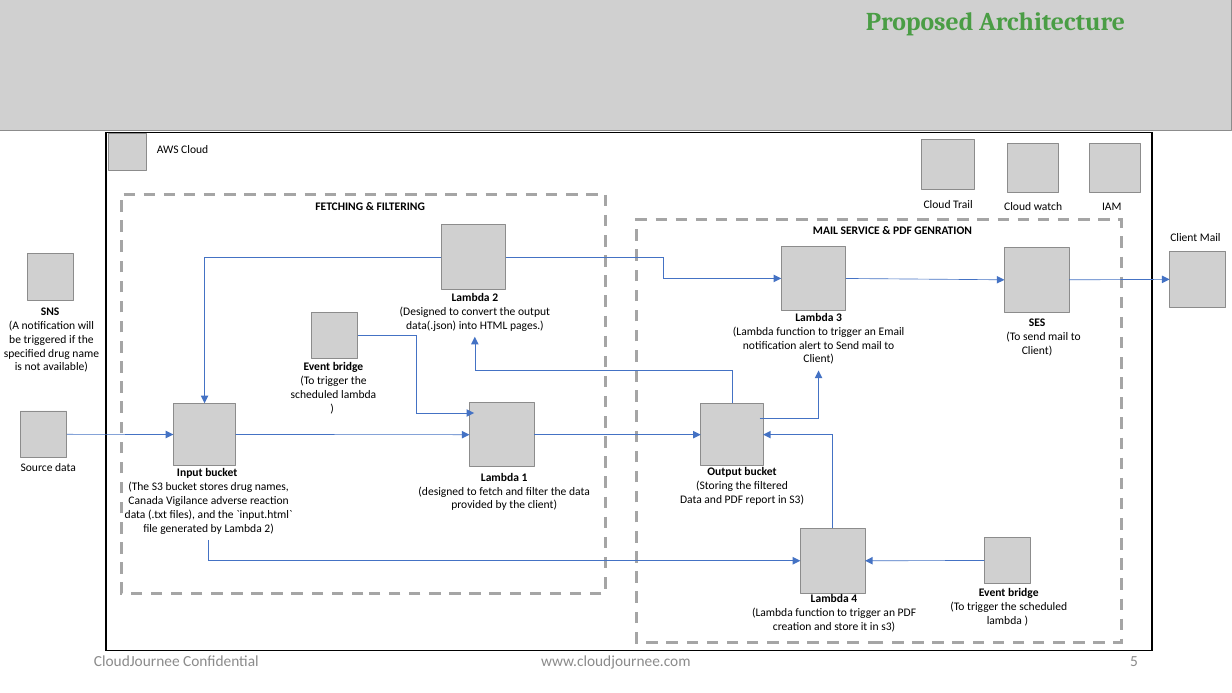
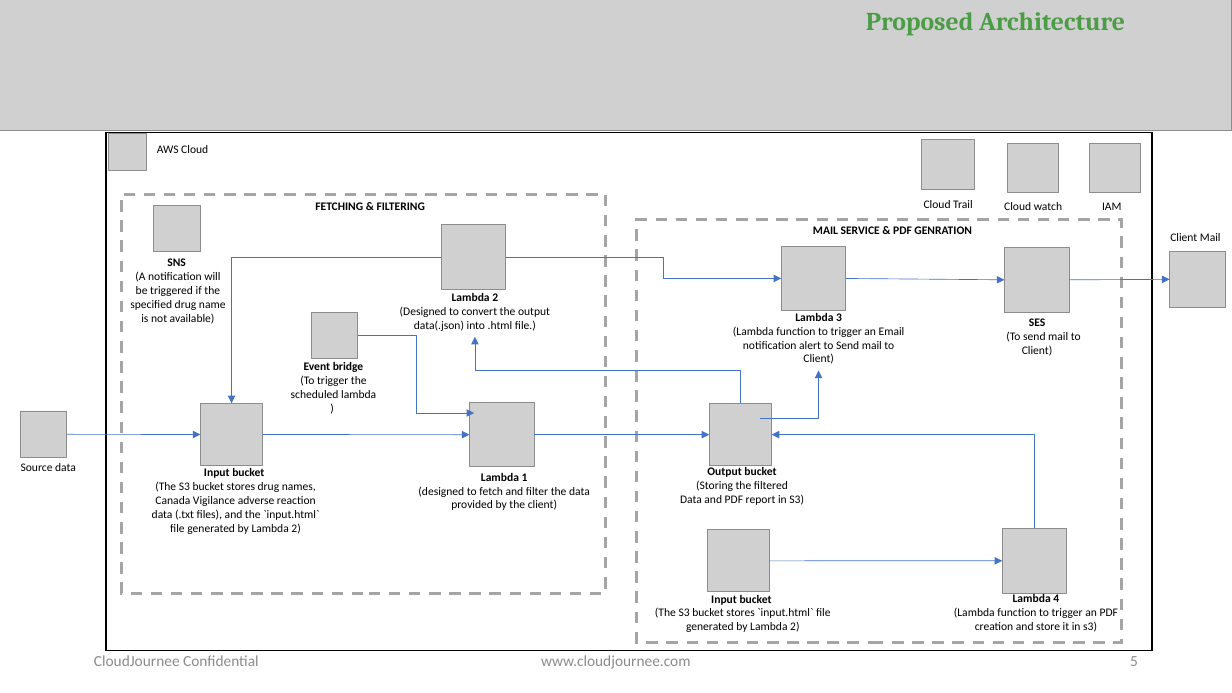
Before and after one commit to Ashwinyyy/cvp-2-dev, a slide deck: slide 5 of CVP_Project_Proposal/CVP_Project_Proposal-cvp-2.pptx. Drawn at 1232x693 pixels with LibreOffice and Linux fonts; fonts in the diff are those of the drawing; grey boxes stand for pictures. Boxes give left, top, right and bottom in pixels: in the first picture for what was removed or moved away, otherwise in the second. Text is boxed around its words. In the diff, an @@ line names an element or a change of style, - is before the commit and + after.

Commit message:
lambda codes

```diff
--- a/CVP_Project_Proposal/CVP_Project_Proposal-cvp-2.pptx
+++ b/CVP_Project_Proposal/CVP_Project_Proposal-cvp-2.pptx
@@ picture: place and size @@
-picture at [27, 254, 73, 300]
+picture at [153, 205, 200, 251]
@@ text "SNS": place and size @@
-text "SNS" at [4, 307, 99, 372]
+text "SNS" at [130, 258, 226, 324]
@@ elbow arrow moved from (441, 257) - (204, 403) to (441, 257) - (232, 403) @@
@@ text at [400, 307, 550, 331]: text changed @@
-(Designed to convert the output data(.json) into HTML pages.)
+(Designed to convert the output data(.json) into .html file.)
@@ elbow arrow moved from (732, 404) - (475, 337) to (740, 404) - (475, 337) @@
@@ picture: place and size @@
-picture at [174, 403, 236, 465]
+picture at [201, 403, 262, 465]
@@ picture: place and size @@
-picture at [701, 404, 762, 466]
+picture at [710, 404, 772, 466]
@@ arrow moved from (67, 434) - (174, 434) to (67, 434) - (201, 434) @@
@@ arrow moved from (236, 434) - (470, 434) to (262, 434) - (470, 434) @@
@@ arrow moved from (534, 434) - (701, 434) to (534, 434) - (710, 434) @@
@@ elbow arrow moved from (833, 529) - (763, 434) to (1035, 529) - (772, 434) @@
@@ text "Input bucket": place and size @@
-text "Input bucket" at [125, 468, 292, 534]
+text "Input bucket" at [152, 468, 319, 534]
@@ picture added at [708, 530, 770, 592] @@
@@ picture removed at [984, 538, 1031, 584] @@
@@ picture: place and size @@
-picture at [800, 529, 865, 593]
+picture at [1003, 529, 1067, 593]
@@ elbow arrow removed from (209, 540) to (800, 561) @@
@@ arrow moved from (984, 561) - (865, 561) to (770, 561) - (1003, 561) @@
@@ text added at [655, 595, 831, 632], 9 pt, text #000000 @@
+Input bucket
+(The S3 bucket stores `input.html` file generated by Lambda 2)
@@ text "Lambda 4": place and size @@
-text "Lambda 4" at [752, 593, 916, 632]
+text "Lambda 4" at [954, 593, 1118, 632]
@@ text removed at [950, 588, 1067, 624] @@
-Event bridge
-(To trigger the scheduled lambda )
```
Also in this commit, not shown: 3 other files.
